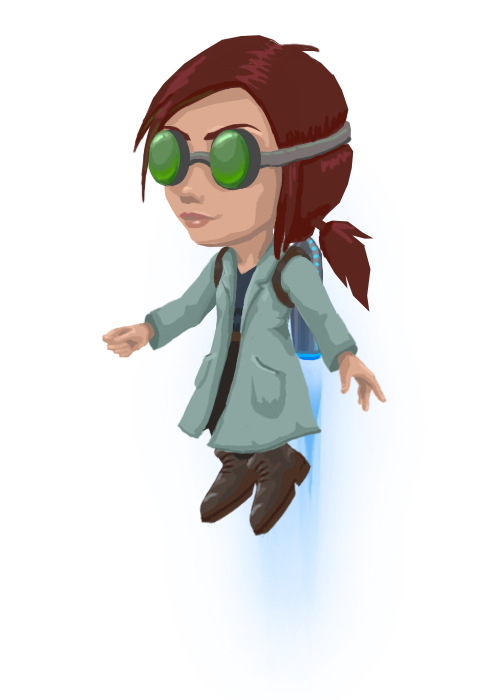
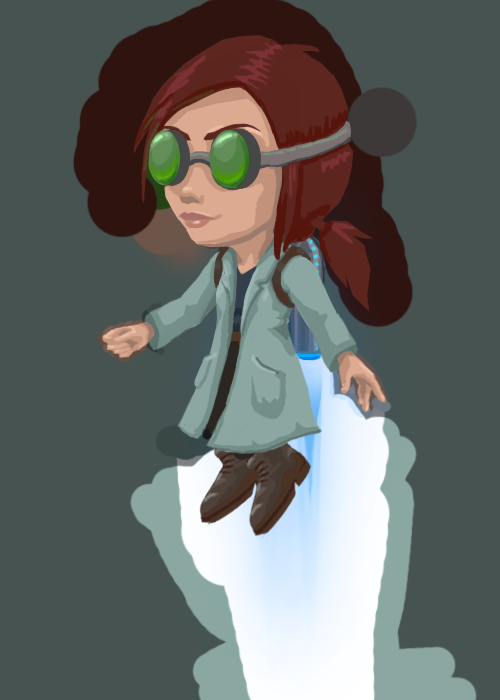
Comparing the layer stacks of the two 500px x 700px images. Changes:
added layer "head copy" above "Layer 1 copy" over (101, 35, 426, 700)
added layer "Layer 1 copy" (50%) above "Layer 1" over (0, 0, 500, 700)
added layer "Layer 1" above "closed" over (0, 0, 500, 700)
hid "head" over (132, 35, 374, 312)
hid group "left arm" (5 layers) over (144, 256, 389, 413)
hid "jetpack-straps" over (209, 245, 293, 319)
hid group "torso" (2 layers) over (175, 227, 323, 455)
hid group "right arm" (5 layers) over (87, 246, 239, 369)
hid group "legs" (6 layers) over (147, 360, 296, 540)
hid group "jetpack-rockets" (3 layers) over (131, 128, 426, 700)
